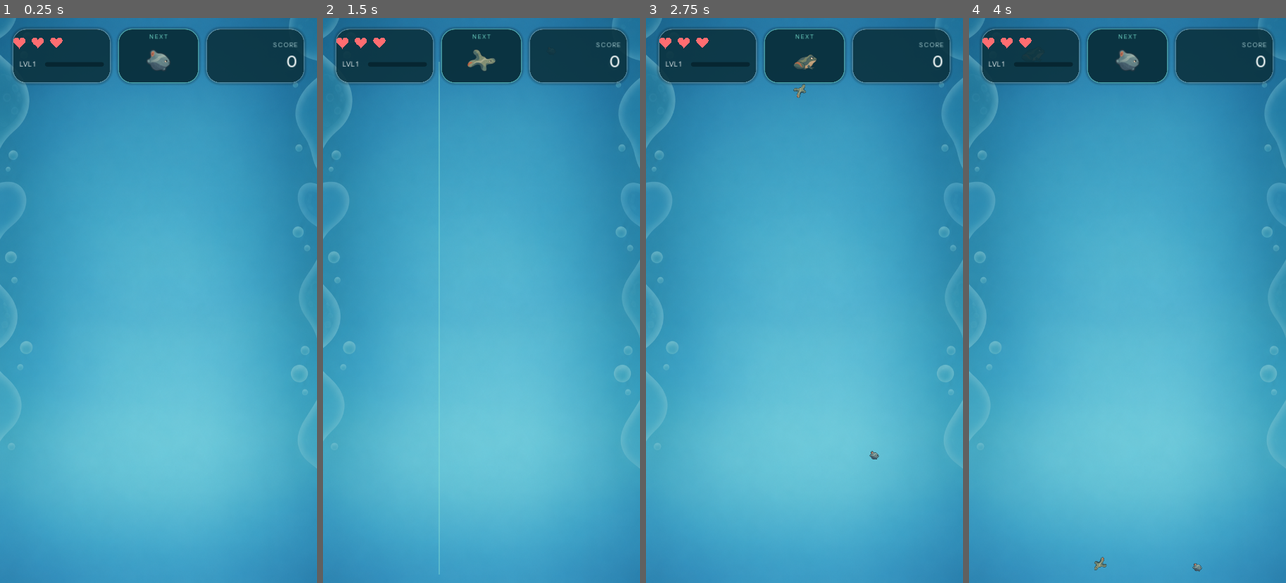
Above: before the commit, frames 1-4 (left to right).
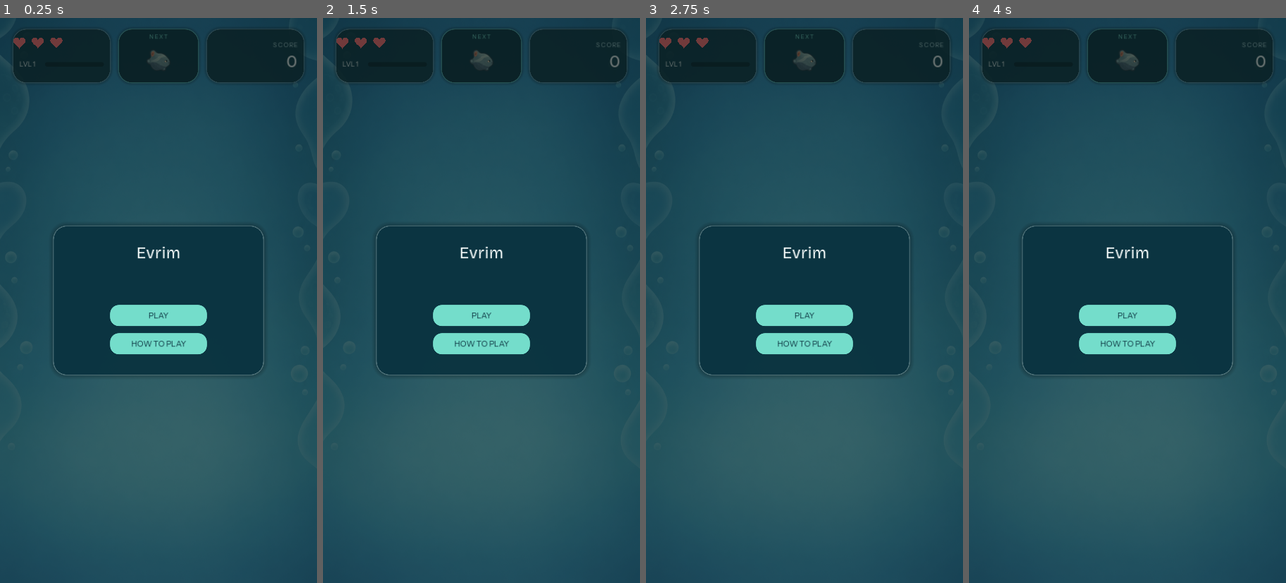
Above: after the commit, the same moments.

Repository: Trend25/Evolution_Game
Game: Godot game, scene res://scenes/Main.tscn
The game is run twice, just before and just after one commit, with the same random seed, the same clock (stepped at 60 frames per second) and the same inputs.
Inputs (mouse positions are in pixels of both pictures, inside the frame that each line leads up to):
- Up to frame 1 (0.25 s): no input
- Up to frame 2 (1.5 s): tap Enter at 0.5 s; move the mouse to (551, 272) at 0.52 s; click (551, 272) at 0.67 s; tap Space at 1.25 s; drag from (418, 328) to (481, 108) at 1.27 s
- Up to frame 3 (2.75 s): move the mouse to (836, 176) at 2.02 s; click (836, 176) at 2.17 s
- Up to frame 4 (4 s): drag from (1111, 413) to (1032, 215) at 2.77 s; move the mouse to (1222, 385) at 3.52 s; click (1222, 385) at 3.67 s

The runs differ from the first frame. In frame 1, 100% of the frame differs, in the area x 0-100%, y 0-100%; in frame 2, 100%; in frame 3, 100%; in frame 4, 100%.

Commit message:
feat: add start pause and how-to-play flow
Co-Authored-By: Claude Sonnet 5 <noreply@anthropic.com>
Claude-Session: https://claude.ai/code/session_01N9tHsh58i3BaywyNuiTqEg

Diff:
--- a/project.godot
+++ b/project.godot
@@ -14,6 +14,7 @@
 OrganismTypes="*res://scripts/organism_types.gd"
 LeaderboardService="*res://scripts/leaderboard_service.gd"
 GameManager="*res://scripts/game_manager.gd"
+GameFlow="*res://scripts/game_flow.gd"
 
 [display]
 
--- /dev/null
+++ b/scenes/HowToPlayPanel.tscn
@@ -0,0 +1,61 @@
+[gd_scene load_steps=2 format=3]
+
+[ext_resource type="Script" path="res://scripts/how_to_play_panel.gd" id="1_howtoplay"]
+
+[node name="HowToPlayPanel" type="CanvasLayer"]
+script = ExtResource("1_howtoplay")
+
+[node name="Dim" type="ColorRect" parent="."]
+anchor_left = 0.0
+anchor_top = 0.0
+anchor_right = 1.0
+anchor_bottom = 1.0
+color = Color(0, 0, 0, 0.6)
+mouse_filter = 2
+
+[node name="Panel" type="Panel" parent="."]
+anchor_left = 0.5
+anchor_top = 0.5
+anchor_right = 0.5
+anchor_bottom = 0.5
+offset_left = -260.0
+offset_top = -190.0
+offset_right = 260.0
+offset_bottom = 190.0
+mouse_filter = 2
+
+[node name="TitleLabel" type="Label" parent="Panel"]
+anchor_left = 0.0
+anchor_top = 0.0
+anchor_right = 1.0
+anchor_bottom = 0.0
+offset_left = 28.0
+offset_top = 30.0
+offset_right = -28.0
+offset_bottom = 62.0
+horizontal_alignment = 1
+text = "HOW TO PLAY"
+
+[node name="StepsLabel" type="Label" parent="Panel"]
+anchor_left = 0.0
+anchor_top = 0.0
+anchor_right = 1.0
+anchor_bottom = 0.0
+offset_left = 32.0
+offset_top = 82.0
+offset_right = -32.0
+offset_bottom = 282.0
+autowrap_mode = 3
+text = "Step-by-step instructions"
+
+[node name="CloseButton" type="Button" parent="Panel"]
+anchor_left = 0.5
+anchor_top = 0.0
+anchor_right = 0.5
+anchor_bottom = 0.0
+offset_left = -90.0
+offset_top = 300.0
+offset_right = 90.0
+offset_bottom = 348.0
+mouse_filter = 2
+text = "CLOSE"
--- a/scenes/Main.tscn
+++ b/scenes/Main.tscn
@@ -17,6 +17,10 @@
 [ext_resource type="PackedScene" path="res://scenes/ChainToast.tscn" id="15_chaintoast"]
 [ext_resource type="Script" path="res://scripts/drop_aim_guide.gd" id="16_dropaimguide"]
 [ext_resource type="Script" path="res://scripts/drop_feedback_manager.gd" id="17_dropfeedback"]
+[ext_resource type="Script" path="res://scripts/pause_button.gd" id="18_pausebutton"]
+[ext_resource type="PackedScene" path="res://scenes/StartScreen.tscn" id="19_startscreen"]
+[ext_resource type="PackedScene" path="res://scenes/PauseScreen.tscn" id="20_pausescreen"]
+[ext_resource type="PackedScene" path="res://scenes/HowToPlayPanel.tscn" id="21_howtoplay"]
 
 [sub_resource type="RectangleShape2D" id="RectangleShape2D_wall_left"]
 size = Vector2(20, 1280)
@@ -172,6 +176,9 @@
 text = "0"
 script = ExtResource("5_scorelabel")
 
+[node name="PauseButton" type="Button" parent="UI_Canvas"]
+script = ExtResource("18_pausebutton")
+
 [node name="GameOverScreen" parent="." instance=ExtResource("6_gameoverscreen")]
 layer = 30
 
@@ -180,3 +187,12 @@
 
 [node name="ChainToast" parent="." instance=ExtResource("15_chaintoast")]
 layer = 20
+
+[node name="StartScreen" parent="." instance=ExtResource("19_startscreen")]
+layer = 40
+
+[node name="PauseScreen" parent="." instance=ExtResource("20_pausescreen")]
+layer = 41
+
+[node name="HowToPlayPanel" parent="." instance=ExtResource("21_howtoplay")]
+layer = 42
--- /dev/null
+++ b/scenes/PauseScreen.tscn
@@ -0,0 +1,73 @@
+[gd_scene load_steps=2 format=3]
+
+[ext_resource type="Script" path="res://scripts/pause_screen.gd" id="1_pausescreen"]
+
+[node name="PauseScreen" type="CanvasLayer"]
+script = ExtResource("1_pausescreen")
+
+[node name="Dim" type="ColorRect" parent="."]
+anchor_left = 0.0
+anchor_top = 0.0
+anchor_right = 1.0
+anchor_bottom = 1.0
+color = Color(0, 0, 0, 0.6)
+mouse_filter = 2
+
+[node name="Panel" type="Panel" parent="."]
+anchor_left = 0.5
+anchor_top = 0.5
+anchor_right = 0.5
+anchor_bottom = 0.5
+offset_left = -240.0
+offset_top = -160.0
+offset_right = 240.0
+offset_bottom = 160.0
+mouse_filter = 2
+
+[node name="TitleLabel" type="Label" parent="Panel"]
+anchor_left = 0.0
+anchor_top = 0.0
+anchor_right = 1.0
+anchor_bottom = 0.0
+offset_left = 24.0
+offset_top = 36.0
+offset_right = -24.0
+offset_bottom = 76.0
+horizontal_alignment = 1
+text = "PAUSED"
+
+[node name="ResumeButton" type="Button" parent="Panel"]
+anchor_left = 0.5
+anchor_top = 0.0
+anchor_right = 0.5
+anchor_bottom = 0.0
+offset_left = -110.0
+offset_top = 110.0
+offset_right = 110.0
+offset_bottom = 158.0
+mouse_filter = 2
+text = "RESUME"
+
+[node name="HowToPlayButton" type="Button" parent="Panel"]
+anchor_left = 0.5
+anchor_top = 0.0
+anchor_right = 0.5
+anchor_bottom = 0.0
+offset_left = -110.0
+offset_top = 174.0
+offset_right = 110.0
+offset_bottom = 222.0
+mouse_filter = 2
+text = "HOW TO PLAY"
+
+[node name="RestartButton" type="Button" parent="Panel"]
+anchor_left = 0.5
+anchor_top = 0.0
+anchor_right = 0.5
+anchor_bottom = 0.0
+offset_left = -110.0
+offset_top = 238.0
+offset_right = 110.0
+offset_bottom = 286.0
+mouse_filter = 2
+text = "RESTART RUN"
--- /dev/null
+++ b/scenes/StartScreen.tscn
@@ -0,0 +1,61 @@
+[gd_scene load_steps=2 format=3]
+
+[ext_resource type="Script" path="res://scripts/start_screen.gd" id="1_startscreen"]
+
+[node name="StartScreen" type="CanvasLayer"]
+script = ExtResource("1_startscreen")
+
+[node name="Dim" type="ColorRect" parent="."]
+anchor_left = 0.0
+anchor_top = 0.0
+anchor_right = 1.0
+anchor_bottom = 1.0
+color = Color(0.043, 0.086, 0.078, 0.58)
+mouse_filter = 2
+
+[node name="Panel" type="Panel" parent="."]
+anchor_left = 0.5
+anchor_top = 0.5
+anchor_right = 0.5
+anchor_bottom = 0.5
+offset_left = -240.0
+offset_top = -170.0
+offset_right = 240.0
+offset_bottom = 170.0
+mouse_filter = 2
+
+[node name="TitleLabel" type="Label" parent="Panel"]
+anchor_left = 0.0
+anchor_top = 0.0
+anchor_right = 1.0
+anchor_bottom = 0.0
+offset_left = 24.0
+offset_top = 40.0
+offset_right = -24.0
+offset_bottom = 92.0
+horizontal_alignment = 1
+text = "Evrim"
+
+[node name="PlayButton" type="Button" parent="Panel"]
+anchor_left = 0.5
+anchor_top = 0.0
+anchor_right = 0.5
+anchor_bottom = 0.0
+offset_left = -110.0
+offset_top = 180.0
+offset_right = 110.0
+offset_bottom = 228.0
+mouse_filter = 2
+text = "PLAY"
+
+[node name="HowToPlayButton" type="Button" parent="Panel"]
+anchor_left = 0.5
+anchor_top = 0.0
+anchor_right = 0.5
+anchor_bottom = 0.0
+offset_left = -110.0
+offset_top = 244.0
+offset_right = 110.0
+offset_bottom = 292.0
+mouse_filter = 2
+text = "HOW TO PLAY"
--- a/scripts/chain_toast.gd
+++ b/scripts/chain_toast.gd
@@ -31,6 +31,14 @@
 var _chain_count: int = 0
 var _last_merge_ticks_ms: int = -1
 
+## feat: add start pause and how-to-play flow -- GameFlow'un menu amacli
+## (Start/Pause) duraklatmalari sirasinda gecen GERCEK ZAMANLI sureyi
+## zincir penceresi hesabindan DUSMEK icin. Zincir SAYISINA/EKONOMISINE
+## dokunmaz, yalnizca Time.get_ticks_msec() tabanli zaman OLCUMUNU pause-
+## farkinda hale getirir (bkz. _effective_now_ms() ve game_flow.gd).
+var _paused_accum_ms: int = 0
+var _pause_started_ms: int = -1
+
 func _ready() -> void:
 	_capsule.add_theme_stylebox_override("panel", HUDTheme.make_toast_capsule_stylebox())
 	HUDTheme.style_label(_label, HUDTheme.make_spaced_variation(HUDTheme.FONT_UI, 1), 16, HUDTheme.MINT_ACCENT)
@@ -40,6 +48,7 @@
 	GameManager.organism_merged.connect(_on_organism_merged)
 	GameManager.game_over_ready.connect(_on_reset_state)
 	GameManager.run_reset.connect(_on_reset_state)
+	GameFlow.pause_state_changed.connect(_on_pause_state_changed)
 
 ## ScorePanel'in yatay merkezine hizali, HUD'un hemen altinda -- HUDRoot ile
 ## AYNI merkezi compute_panel_layout()'u kullanir (LevelUpToast'un kendi
@@ -64,7 +73,7 @@
 func _on_organism_merged(_position: Vector2, _stage_id: int, _is_bonus: bool, _awarded_score: int, score_awarded: bool) -> void:
 	if not score_awarded:
 		return
-	var now_ms: int = Time.get_ticks_msec()
+	var now_ms: int = _effective_now_ms()
 	if _last_merge_ticks_ms >= 0 and float(now_ms - _last_merge_ticks_ms) / 1000.0 <= CHAIN_WINDOW_SECONDS:
 		_chain_count += 1
 	else:
@@ -72,6 +81,19 @@
 	_last_merge_ticks_ms = now_ms
 	if _chain_count >= 2:
 		_show_chain(_chain_count)
+
+## GameFlow'un menu pause'u sirasinda gecen sureyi disarida birakan
+## "efektif" zaman -- iki cagridaki (store/compare) pause araligi ayni
+## sekilde dusuldugunden aralarindaki FARK dogru kalir.
+func _effective_now_ms() -> int:
+	return Time.get_ticks_msec() - _paused_accum_ms
+
+func _on_pause_state_changed(is_paused: bool) -> void:
+	if is_paused:
+		_pause_started_ms = Time.get_ticks_msec()
+	elif _pause_started_ms >= 0:
+		_paused_accum_ms += Time.get_ticks_msec() - _pause_started_ms
+		_pause_started_ms = -1
 
 func _show_chain(count: int) -> void:
 	if _active_tween != null and _active_tween.is_valid():
@@ -101,3 +123,5 @@
 	_capsule.modulate.a = 0.0
 	_chain_count = 0
 	_last_merge_ticks_ms = -1
+	_paused_accum_ms = 0
+	_pause_started_ms = -1
--- /dev/null
+++ b/scripts/game_flow.gd
@@ -0,0 +1,127 @@
+extends Node
+## GameFlow -- feat: add start pause and how-to-play flow. Autoload. Oyunun
+## GENEL AKIŞ durumunu (Start / Playing / Paused / How to Play / Game Over)
+## TEK bir merkezden yönetir. Skor/XP/collision/fizik/merge/spawn/bonus
+## EKONOMİSİNE HİÇBİR ŞEKİLDE dokunmaz -- yalnızca get_tree().paused
+## bayrağını ve hangi akış ekranının (Start/Pause/How to Play) görünür
+## olduğunu belirler.
+##
+## Var olan Game Over duraklatma mekanizması (GameManager._on_game_over()'ın
+## DOĞRUDAN get_tree().paused = true yapması, reset_run()'ın false yapması)
+## KORUNUR ve HİÇ DEĞİŞTİRİLMEZ -- GameFlow yalnızca GameManager.
+## game_over_ready / run_reset sinyallerini DİNLEYEREK kendi akış durumunu
+## senkronize eder. Böylece Task A/B'de test edilmiş Game Over/Retry akışı
+## bozulmadan kalır.
+##
+## "Restart Run" (Pause ekranı) ile "Play again" (Game Over ekranı) AYNI
+## GameManager.reset_run() fonksiyonunu çağırır -- reset/skor/XP mantığı
+## KOPYALANMAZ, ikisi de run_reset sinyaliyle buraya PLAYING durumuna geçer.
+
+enum State { START, PLAYING, PAUSED, HOW_TO_PLAY, GAME_OVER }
+
+signal state_changed(new_state: int)
+## Yalnızca BU script'in menü amaçlı (Start/Pause) duraklatma geçişlerinde
+## yayınlanır -- Game Over'ın kendi duraklatması bunu TETİKLEMEZ (bkz. yukarı
+## not, Game Over zaten kendi başına chain/effects state'ini sıfırlıyor).
+## chain_toast.gd bunu, duraklama sırasında geçen GERÇEK ZAMANLI süreyi
+## zincir penceresi hesabından düşmek için dinler (bkz. o dosyadaki yorum).
+signal pause_state_changed(is_paused: bool)
+
+var current_state: int = State.START
+var _how_to_play_return_state: int = State.START
+
+func _ready() -> void:
+	process_mode = Node.PROCESS_MODE_ALWAYS  # Pause/Start sırasında da Android Back/Escape işlensin
+	get_tree().paused = true  # Açılışta dünya tamamen dursun: PLAY'e kadar fizik/spawn/drop beklesin
+	GameManager.game_over_ready.connect(_on_game_over_ready)
+	GameManager.run_reset.connect(_on_run_reset)
+
+func _unhandled_input(event: InputEvent) -> void:
+	if event.is_action_pressed("ui_cancel"):
+		_handle_back()
+		get_viewport().set_input_as_handled()
+
+## Android'in donanım Geri düğmesi masaüstündeki Escape'ten (ui_cancel) FARKLI
+## bir yoldan gelir -- Godot bunu ui_cancel'a eşlemez, bu bildirimi yayınlar.
+func _notification(what: int) -> void:
+	if what == NOTIFICATION_WM_GO_BACK_REQUEST:
+		_handle_back()
+
+## Android Back / masaüstü Escape -- öncelik sırası kullanıcı talebiyle
+## BİREBİR: 1) How to Play açıksa kapat (geldiği ekrana dön) 2) Pause
+## açıksa devam et (Resume) 3) Oyun aktifse Pause aç 4) Start ekranındaysa
+## (veya Game Over'da) hiçbir şey yapma -- uygulamayı KAPATMA, mevcut ekran kalsın.
+func _handle_back() -> void:
+	match current_state:
+		State.HOW_TO_PLAY:
+			close_how_to_play()
+		State.PAUSED:
+			resume()
+		State.PLAYING:
+			open_pause()
+		_:
+			pass  # Start / Game Over: mevcut ekran kalır, otomatik kapatma yok
+
+func _set_state(new_state: int) -> void:
+	if current_state == new_state:
+		return
+	current_state = new_state
+	state_changed.emit(current_state)
+
+## PLAY -- Start ekranından çağrılır. Mevcut güvenli reset_run() akışını
+## kullanır (skor/can zaten varsayılan değerinde olsa da çağrı idempotent ve
+## güvenlidir) -- PLAYING durumuna geçiş run_reset sinyaliyle _on_run_reset()
+## içinde, TEK bir yerden olur.
+func start_run() -> void:
+	if current_state != State.START:
+		return
+	GameManager.reset_run()
+
+## Küçük Pause düğmesi -- yalnızca PLAYING sırasında çağrılabilir. "Game Over
+## sırasında Pause açılamıyor" kuralı burada DOĞAL olarak sağlanır: Game Over
+## durumunda current_state PLAYING olmadığından bu fonksiyon hiçbir şey yapmaz.
+func open_pause() -> void:
+	if current_state != State.PLAYING:
+		return
+	_set_state(State.PAUSED)
+	get_tree().paused = true
+	pause_state_changed.emit(true)
+
+func resume() -> void:
+	if current_state != State.PAUSED:
+		return
+	_set_state(State.PLAYING)
+	get_tree().paused = false
+	pause_state_changed.emit(false)
+
+## RESTART RUN (Pause ekranı) -- Game Over ekranının "Play again" düğmesiyle
+## BİREBİR AYNI reset_run() çağrısı; skor/XP/reset mantığı KOPYALANMAZ.
+func restart_run() -> void:
+	GameManager.reset_run()
+
+## How to Play -- yalnızca Start veya Pause'dan açılabilir; kapanınca
+## geldiği ekrana (Start ya da Pause) döner. Arka planda oyunu YENİDEN
+## BAŞLATMAZ (reset_run() burada ASLA çağrılmaz).
+func open_how_to_play() -> void:
+	if current_state != State.START and current_state != State.PAUSED:
+		return
+	_how_to_play_return_state = current_state
+	_set_state(State.HOW_TO_PLAY)
+
+func close_how_to_play() -> void:
+	if current_state != State.HOW_TO_PLAY:
+		return
+	_set_state(_how_to_play_return_state)
+
+## GameManager.run_reset (0 argümanlı) -- hem Pause'un "Restart Run" hem de
+## Game Over'ın "Play again" düğmesi buraya reset_run() üzerinden ulaşır.
+## reset_run() get_tree().paused'ı ZATEN false yapar; burada yalnızca akış
+## durumunu senkronize ederiz.
+func _on_run_reset() -> void:
+	_set_state(State.PLAYING)
+
+## GameManager.game_over_ready(final_stats: Dictionary) -- varsayılan değerli
+## opsiyonel parametre, bu projede zaten kanıtlanmış imza-uyumsuzluğu
+## kaçınma deseniyle tutarlı (bkz. merge_feedback_manager.gd/chain_toast.gd).
+func _on_game_over_ready(_final_stats: Dictionary = {}) -> void:
+	_set_state(State.GAME_OVER)
--- /dev/null
+++ b/scripts/how_to_play_panel.gd
@@ -0,0 +1,47 @@
+extends CanvasLayer
+class_name HowToPlayPanel
+## HowToPlayPanel -- feat: add start pause and how-to-play flow. Tek, kısa
+## yardım paneli; GameFlow.State.HOW_TO_PLAY iken görünür. Adımlar GERÇEK
+## oynanış mekaniğine dayanır (bkz. spawner.gd'nin gerçek sürükle/bırak
+## girdisi: _unhandled_input -> _set_dragging/_handle_drag, ve
+## game_manager.gd/organism.gd'nin merge + bonus + split-fish mantığı) --
+## hayali kontrol ANLATILMAZ. Kapanınca GameFlow açıldığı ekrana (Start ya
+## da Pause) döner; burası bunu bilmez, yalnızca GameFlow.close_how_to_play()
+## çağırır -- arka planda oyunu asla yeniden başlatmaz.
+
+@onready var _title_label: Label = $Panel/TitleLabel
+@onready var _steps_label: Label = $Panel/StepsLabel
+@onready var _close_button: Button = $Panel/CloseButton
+
+const STEPS_TEXT: String = "1. Drag anywhere to aim, release to drop the creature.\n2. Merge two matching creatures to evolve them into the next stage.\n3. Combine both halves of a split fish to complete it.\n4. Keep the tank clear: don't let creatures pile up past the top."
+
+func _ready() -> void:
+	process_mode = Node.PROCESS_MODE_ALWAYS  # Start/Pause'dan açıldığında dünya duraklı olsa da çalışsın
+	visible = false
+	_apply_style()
+	_close_button.pressed.connect(_on_close_pressed)
+	GameFlow.state_changed.connect(_on_state_changed)
+
+func _on_state_changed(new_state: int) -> void:
+	visible = new_state == GameFlow.State.HOW_TO_PLAY
+
+func _on_close_pressed() -> void:
+	GameFlow.close_how_to_play()
+
+func _apply_style() -> void:
+	$Panel.add_theme_stylebox_override("panel", HUDTheme.make_summary_panel_stylebox())
+	HUDTheme.style_label(_title_label, HUDTheme.make_spaced_variation(HUDTheme.FONT_UI, 3), 20, HUDTheme.MINT_ACCENT)
+	_title_label.text = "HOW TO PLAY"
+	HUDTheme.style_label(_steps_label, HUDTheme.FONT_UI, 16, HUDTheme.TEXT_PRIMARY)
+	_steps_label.text = STEPS_TEXT
+
+	_close_button.text = "CLOSE"
+	_close_button.add_theme_stylebox_override("normal", HUDTheme.make_button_stylebox(false))
+	_close_button.add_theme_stylebox_override("hover", HUDTheme.make_button_stylebox(false))
+	_close_button.add_theme_stylebox_override("pressed", HUDTheme.make_button_stylebox(true))
+	_close_button.add_theme_stylebox_override("focus", HUDTheme.make_button_stylebox(false))
+	_close_button.add_theme_color_override("font_color", HUDTheme.BUTTON_TEXT_DARK)
+	_close_button.add_theme_color_override("font_hover_color", HUDTheme.BUTTON_TEXT_DARK)
+	_close_button.add_theme_color_override("font_pressed_color", HUDTheme.BUTTON_TEXT_DARK)
+	_close_button.add_theme_font_override("font", HUDTheme.FONT_UI)
+	_close_button.add_theme_font_size_override("font_size", 18)
--- /dev/null
+++ b/scripts/pause_button.gd
@@ -0,0 +1,57 @@
+extends Button
+class_name PauseButton
+## PauseButton -- feat: add start pause and how-to-play flow. Oynanış
+## sırasında erişilebilir, küçük ve sade duraklat düğmesi. NEXT/Score/Lives
+## panellerinin ölçülerine HİÇ DOKUNMAZ -- HUD panel satırının TAMAMEN
+## DIŞINDA, ekranın sağ ALT köşesinde, kendi başına bir kontrol (Main.tscn:
+## UI_Canvas altında, HUDRoot/panellerin KARDEŞİ, onlardan bağımsız). HUD
+## katmanında (CanvasLayer=10) olduğundan tank dolsa bile dünya-uzayı
+## organizmalarının HER ZAMAN üstünde kalır.
+##
+## Yalnızca GameFlow.State.PLAYING iken görünür -- "Game Over sırasında
+## Pause açılamıyor" kuralı BÖYLECE doğal olarak sağlanır: Game Over
+## durumunda bu düğme zaten gizli ve tıklanamaz.
+
+const LOGICAL_WIDTH: float = 720.0   # Main.tscn/hud_root.gd'nin ZATEN varsaydığı sabit mantıksal genişlik
+const LOGICAL_HEIGHT: float = 1280.0
+const BUTTON_SIZE: float = 44.0      # min. dokunma hedefi
+const EDGE_MARGIN: float = 16.0
+
+func _ready() -> void:
+	text = "II"
+	custom_minimum_size = Vector2(BUTTON_SIZE, BUTTON_SIZE)
+	mouse_filter = Control.MOUSE_FILTER_STOP
+	_apply_style()
+	_position_button()
+	pressed.connect(_on_pressed)
+	GameFlow.state_changed.connect(_on_state_changed)
+	visible = GameFlow.current_state == GameFlow.State.PLAYING
+
+func _on_state_changed(new_state: int) -> void:
+	visible = new_state == GameFlow.State.PLAYING
+
+func _on_pressed() -> void:
+	GameFlow.open_pause()
+
+## Sağ ALT köşe -- SafeArea kenar payının hemen içinde. HUD üst panel
+## satırından (LeftPanel/NextPanel/ScorePanel) TAMAMEN AYRI bir bölgede
+## olduğundan onların konum/boyutuna asla dokunmaz.
+func _position_button() -> void:
+	var margins: Dictionary = SafeArea.get_margins()
+	var right: float = max(float(margins.get("right", 16.0)), 12.0)
+	var bottom: float = float(margins.get("bottom", 0.0))
+	position = Vector2(
+		LOGICAL_WIDTH - right - EDGE_MARGIN - BUTTON_SIZE,
+		LOGICAL_HEIGHT - bottom - EDGE_MARGIN - BUTTON_SIZE,
+	)
+
+func _apply_style() -> void:
+	add_theme_stylebox_override("normal", HUDTheme.make_button_stylebox(false))
+	add_theme_stylebox_override("hover", HUDTheme.make_button_stylebox(false))
+	add_theme_stylebox_override("pressed", HUDTheme.make_button_stylebox(true))
+	add_theme_stylebox_override("focus", HUDTheme.make_button_stylebox(false))
+	add_theme_color_override("font_color", HUDTheme.BUTTON_TEXT_DARK)
+	add_theme_color_override("font_hover_color", HUDTheme.BUTTON_TEXT_DARK)
+	add_theme_color_override("font_pressed_color", HUDTheme.BUTTON_TEXT_DARK)
+	add_theme_font_override("font", HUDTheme.FONT_UI)
+	add_theme_font_size_override("font_size", 16)
--- /dev/null
+++ b/scripts/pause_screen.gd
@@ -0,0 +1,55 @@
+extends CanvasLayer
+class_name PauseScreen
+## PauseScreen -- feat: add start pause and how-to-play flow. GameFlow.
+## State.PAUSED iken görünür. RESUME/HOW TO PLAY/RESTART RUN düğmeleri
+## yalnızca GameFlow'un (resume/open_how_to_play) veya onun üzerinden
+## GameManager'ın (restart_run -> reset_run(), Game Over "Play again" ile
+## BİREBİR AYNI fonksiyon) hazır güvenli fonksiyonlarını çağırır -- skor/XP/
+## reset mantığı KOPYALANMAZ. NEXT/Score/Lives panellerinin ölçülerine
+## dokunmaz (ayrı bir CanvasLayer, HUD'un ÜSTÜNDE, layer=41).
+
+@onready var _title_label: Label = $Panel/TitleLabel
+@onready var _resume_button: Button = $Panel/ResumeButton
+@onready var _how_to_play_button: Button = $Panel/HowToPlayButton
+@onready var _restart_button: Button = $Panel/RestartButton
+
+func _ready() -> void:
+	process_mode = Node.PROCESS_MODE_ALWAYS  # get_tree().paused = true iken de düğmeler çalışsın
+	visible = false
+	_apply_style()
+	_resume_button.pressed.connect(_on_resume_pressed)
+	_how_to_play_button.pressed.connect(_on_how_to_play_pressed)
+	_restart_button.pressed.connect(_on_restart_pressed)
+	GameFlow.state_changed.connect(_on_state_changed)
+
+func _on_state_changed(new_state: int) -> void:
+	visible = new_state == GameFlow.State.PAUSED
+
+func _on_resume_pressed() -> void:
+	GameFlow.resume()
+
+func _on_how_to_play_pressed() -> void:
+	GameFlow.open_how_to_play()
+
+func _on_restart_pressed() -> void:
+	GameFlow.restart_run()
+
+func _apply_style() -> void:
+	$Panel.add_theme_stylebox_override("panel", HUDTheme.make_summary_panel_stylebox())
+	HUDTheme.style_label(_title_label, HUDTheme.make_spaced_variation(HUDTheme.FONT_UI, 3), 22, HUDTheme.TEXT_PRIMARY)
+	_title_label.text = "PAUSED"
+	_style_button(_resume_button, "RESUME")
+	_style_button(_how_to_play_button, "HOW TO PLAY")
+	_style_button(_restart_button, "RESTART RUN")
+
+func _style_button(button: Button, label_text: String) -> void:
+	button.text = label_text
+	button.add_theme_stylebox_override("normal", HUDTheme.make_button_stylebox(false))
+	button.add_theme_stylebox_override("hover", HUDTheme.make_button_stylebox(false))
+	button.add_theme_stylebox_override("pressed", HUDTheme.make_button_stylebox(true))
+	button.add_theme_stylebox_override("focus", HUDTheme.make_button_stylebox(false))
+	button.add_theme_color_override("font_color", HUDTheme.BUTTON_TEXT_DARK)
+	button.add_theme_color_override("font_hover_color", HUDTheme.BUTTON_TEXT_DARK)
+	button.add_theme_color_override("font_pressed_color", HUDTheme.BUTTON_TEXT_DARK)
+	button.add_theme_font_override("font", HUDTheme.FONT_UI)
+	button.add_theme_font_size_override("font_size", 18)
--- /dev/null
+++ b/scripts/start_screen.gd
@@ -0,0 +1,54 @@
+extends CanvasLayer
+class_name StartScreen
+## StartScreen -- feat: add start pause and how-to-play flow. Açılış ekranı:
+## GameFlow.State.START iken görünür. PLAY, GameFlow.start_run() üzerinden
+## (yani GameManager.reset_run() üzerinden) temiz bir run başlatır. HOW TO
+## PLAY, tek panelli yardım ekranını açar. Oyun mantığına DOKUNMAZ -- yalnızca
+## GameFlow'un halihazırda güvenli, mevcut fonksiyonlarını çağırır.
+##
+## Oyun adı SABİT KODLANMAZ: project.godot'taki application/config/name
+## (kullanıcı talebi -- "mevcut oyun adını kontrol et ve başlıkta onu kullan")
+## çalışma zamanında okunur.
+
+@onready var _title_label: Label = $Panel/TitleLabel
+@onready var _play_button: Button = $Panel/PlayButton
+@onready var _how_to_play_button: Button = $Panel/HowToPlayButton
+
+func _ready() -> void:
+	process_mode = Node.PROCESS_MODE_ALWAYS  # Dünya duraklıyken de bu ekranın düğmeleri çalışsın
+	_title_label.text = String(ProjectSettings.get_setting("application/config/name", "Evrim"))
+	_apply_style()
+	_play_button.pressed.connect(_on_play_pressed)
+	_how_to_play_button.pressed.connect(_on_how_to_play_pressed)
+	GameFlow.state_changed.connect(_on_state_changed)
+	visible = GameFlow.current_state == GameFlow.State.START
+
+func _on_state_changed(new_state: int) -> void:
+	visible = new_state == GameFlow.State.START
+
+func _on_play_pressed() -> void:
+	GameFlow.start_run()
+
+func _on_how_to_play_pressed() -> void:
+	GameFlow.open_how_to_play()
+
+## Görsel stil -- GameOverScreen._apply_style() ile AYNI merkezi HUDTheme
+## kaynağından, aynı desenle (soft indie / cozy oddball, büyük çocuk oyunu
+## butonları veya parlak renkler yok, maskot yok).
+func _apply_style() -> void:
+	$Panel.add_theme_stylebox_override("panel", HUDTheme.make_summary_panel_stylebox())
+	HUDTheme.style_label(_title_label, HUDTheme.make_spaced_variation(HUDTheme.FONT_NUMBER, 1), 36, HUDTheme.TEXT_PRIMARY)
+	_style_button(_play_button, "PLAY")
+	_style_button(_how_to_play_button, "HOW TO PLAY")
+
+func _style_button(button: Button, label_text: String) -> void:
+	button.text = label_text
+	button.add_theme_stylebox_override("normal", HUDTheme.make_button_stylebox(false))
+	button.add_theme_stylebox_override("hover", HUDTheme.make_button_stylebox(false))
+	button.add_theme_stylebox_override("pressed", HUDTheme.make_button_stylebox(true))
+	button.add_theme_stylebox_override("focus", HUDTheme.make_button_stylebox(false))
+	button.add_theme_color_override("font_color", HUDTheme.BUTTON_TEXT_DARK)
+	button.add_theme_color_override("font_hover_color", HUDTheme.BUTTON_TEXT_DARK)
+	button.add_theme_color_override("font_pressed_color", HUDTheme.BUTTON_TEXT_DARK)
+	button.add_theme_font_override("font", HUDTheme.FONT_UI)
+	button.add_theme_font_size_override("font_size", 18)
Not shown: 1 places in scenes/Main.tscn that only renumber resources
